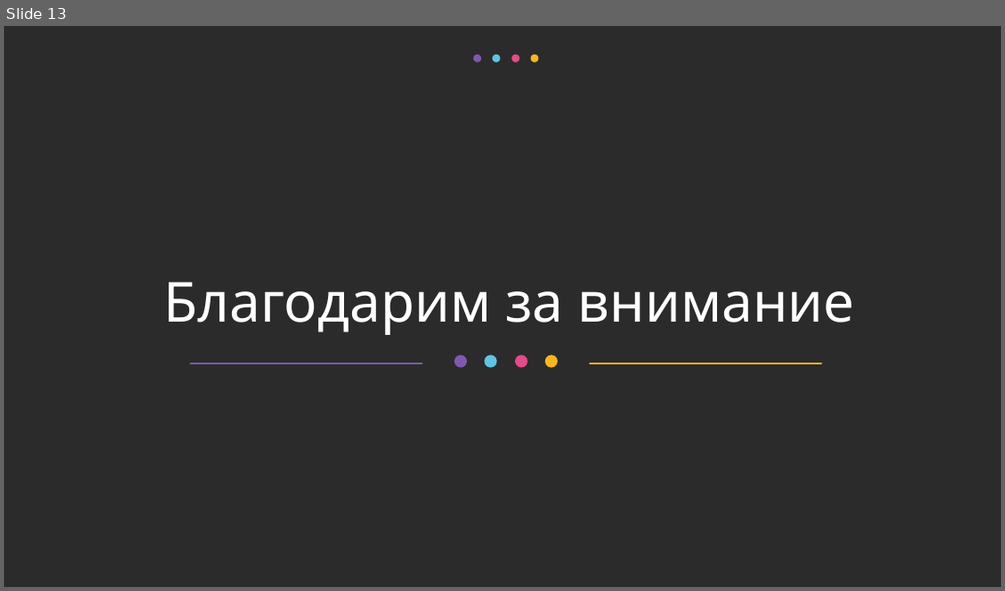
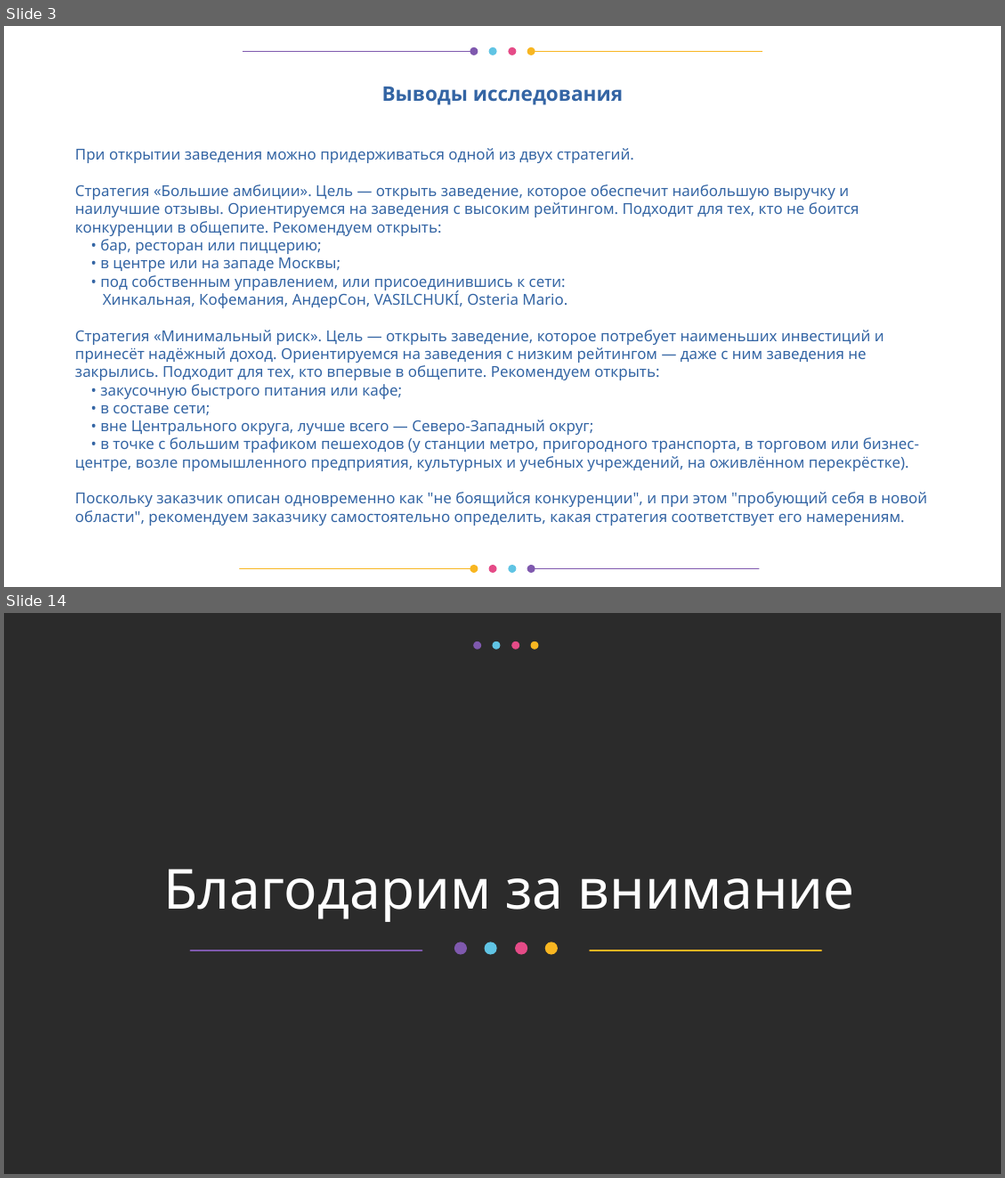
Before and after one commit to okeangel/da_portfolio, a slide deck: practicum/week_21_presentation_catering_in_moscow.odp. Shown one above the other, each under a label of ours: slide 13 before the commit, slides 3 and 14 after it; the slides between them are not shown. The pictures are 1005x591 and 1005x1178 pixels, drawn with LibreOffice and Linux fonts; fonts in the diff are those of the drawing; background and template pictures are left out; a plain dark background stands for a picture behind light text. Boxes give left, top, right and bottom in pixels: in the first picture for what was removed or moved away, otherwise in the second. Text is boxed around its words. In the diff, an @@ line names an element or a change of style, - is before the commit and + after.

```diff
--- a/practicum/week_21_presentation_catering_in_moscow.odp
+++ b/practicum/week_21_presentation_catering_in_moscow.odp
@@ slide 3 added at (x1=4, y1=26, x2=1001, y2=587), background #FFFFFF @@
@@ group added at (x1=243, y1=47, x2=762, y2=56): 6 freeform shapes @@
@@ title added at (x1=382, y1=87, x2=623, y2=105), 16 pt, text #3465A4, bold @@
+Выводы исследования
@@ title added at (x1=75, y1=148, x2=927, y2=525), 12 pt, text #3465A4 @@
+При открытии заведения можно придерживаться одной из двух стратегий.
+Стратегия «Большие амбиции». Цель — открыть заведение, которое обеспечит наибольшую выручку и наилучшие отзывы. Ориентируемся на заведения с высоким рейтингом. Подходит для тех, кто не боится конкуренции в общепите. Рекомендуем открыть:
+• бар, ресторан или пиццерию;
+• в центре или на западе Москвы;
+• под собственным управлением, или присоединившись к сети:
+Хинкальная, Кофемания, АндерСон, VASILCHUKÍ, Osteria Mario.
+Стратегия «Минимальный риск». Цель — открыть заведение, которое потребует наименьших инвестиций и принесёт надёжный доход. Ориентируемся на заведения с низким рейтингом — даже с ним заведения не закрылись. Подходит для тех, кто впервые в общепите. Рекомендуем открыть:
+• закусочную быстрого питания или кафе;
+• в составе сети;
+• вне Центрального округа, лучше всего — Северо-Западный округ;
+• в точке с большим трафиком пешеходов (у станции метро, пригородного транспорта, в торговом или бизнес-центре, возле промышленного предприятия, культурных и учебных учреждений, на оживлённом перекрёстке).
+Поскольку заказчик описан одновременно как "не боящийся конкуренции", и при этом "пробующий себя в новой области", рекомендуем заказчику самостоятельно определить, какая стратегия соответствует его намерениям.
@@ group added at (x1=240, y1=565, x2=759, y2=573): 6 freeform shapes @@
@@ what was slide 13 is now slide 14 @@
```
Also in this commit, not shown: 9 slides changed, 3 other slides added, 3 slides removed, 1 other file.
